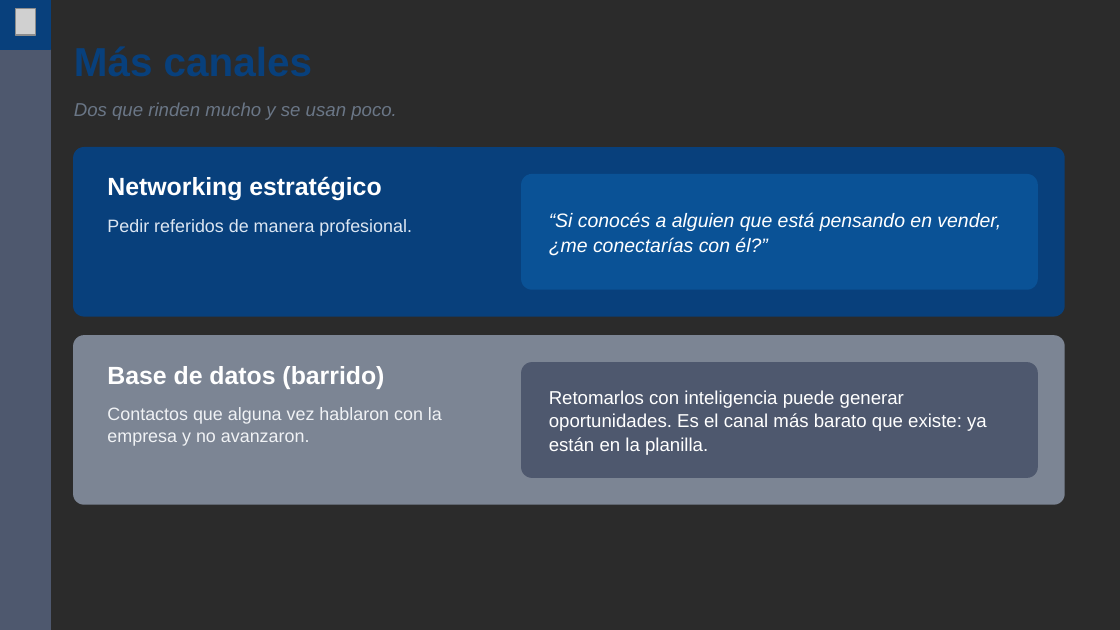
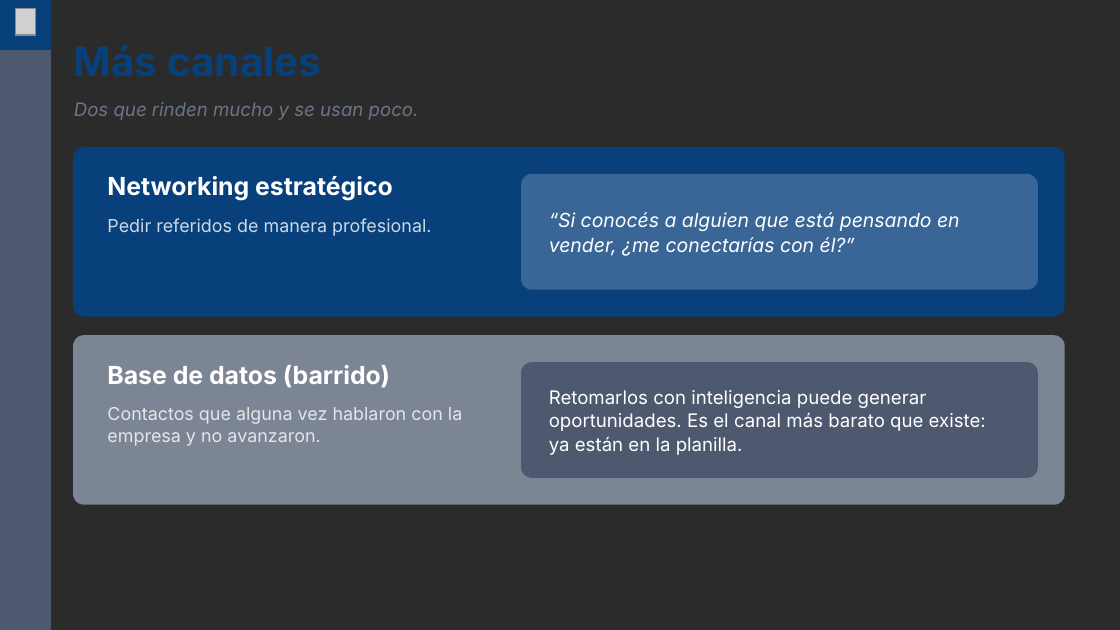
Before and after one commit to marcenapo-hub/KrakRealEstate, a slide deck: slide 7 of capacitaciones/prospeccion/Prospeccion-Tecnicas-Avanzadas.pptx. Drawn at 1120x630 pixels with LibreOffice and Linux fonts; fonts in the diff are those of the drawing; grey boxes stand for pictures; background and template pictures are left out; a plain dark background stands for a picture behind light text. Boxes give left, top, right and bottom in pixels: in the first picture for what was removed or moved away, otherwise in the second. Text is boxed around its words. In the diff, an @@ line names an element or a change of style, - is before the commit and + after.

```diff
--- a/capacitaciones/prospeccion/Prospeccion-Tecnicas-Avanzadas.pptx
+++ b/capacitaciones/prospeccion/Prospeccion-Tecnicas-Avanzadas.pptx
@@ rounded rectangle at (522, 175, 1037, 289): fill #0A5296 to #396696; outline #0A5296 1 pt to #396696 1 pt @@
@@ text "Pedir referidos de manera profesional." at (107, 218, 431, 236): font Arial to Inter, text colour #DCE6F2 to #CDD8E4 @@
@@ font Arial to Inter in 6 elements at (74, 31, 1064, 90), (74, 102, 419, 120), (107, 176, 393, 201), (549, 212, 960, 256), (107, 365, 390, 388), (549, 390, 986, 455) @@
@@ text "Contactos que alguna vez hablaron ..." at (107, 407, 462, 446): font Arial to Inter, text colour #F0F2F5 to #E4E6E9 @@
```
Also in this commit, not shown: 13 other slides changed, 6 other files.
